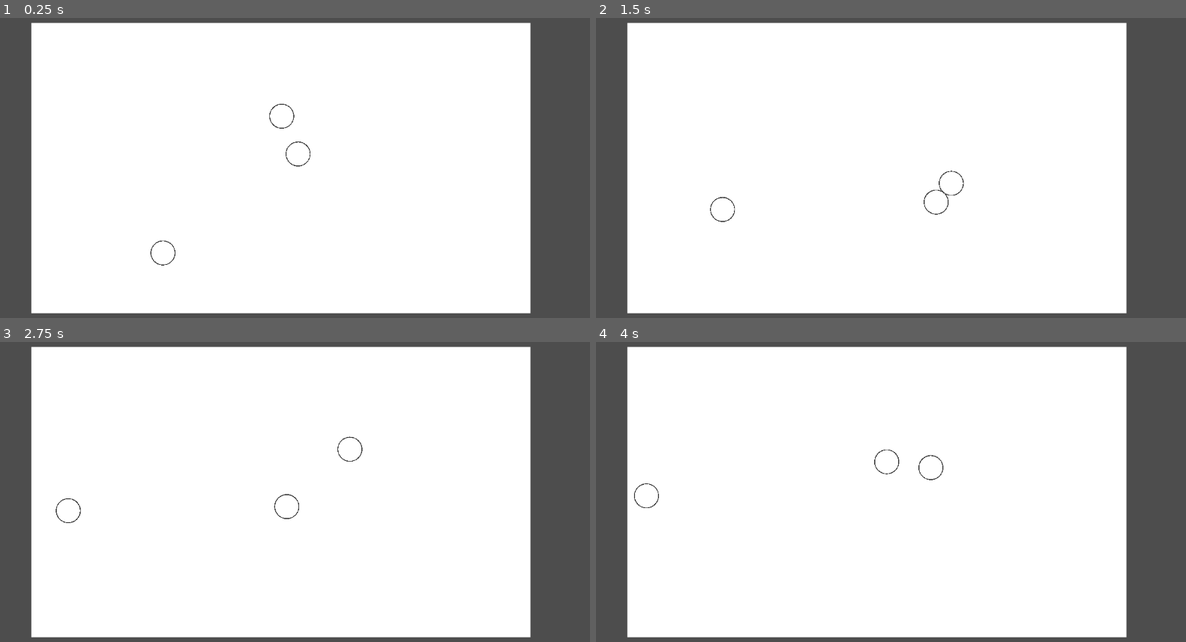
Above: before the commit, frames 1-4 (two rows, left to right).
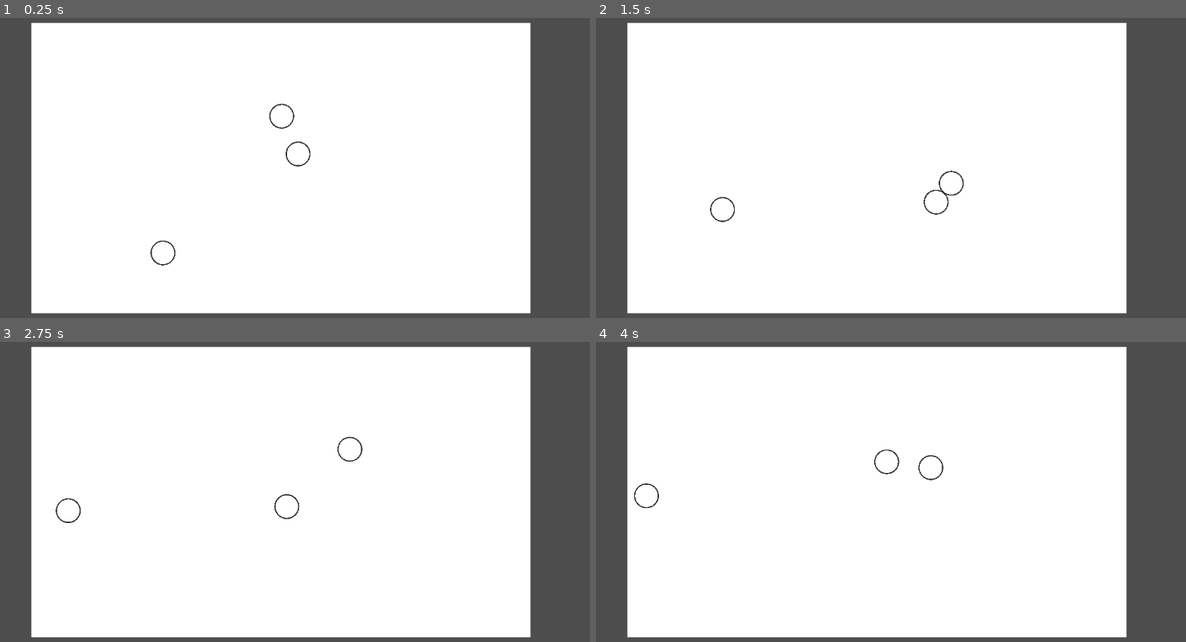
Above: after the commit, the same moments.

Repository: s7eamy/social-bubbles
Game: Godot game, scene res://scenes/levels/test_level/test_level.tscn
Same seed, same stepped clock (60 frames per second), same inputs: the game is played once before the commit and once after it. This scene is started directly instead of the project's main scene.
Inputs:
- Up to frame 1 (0.25 s): no input
- Up to frame 2 (1.5 s): no input
- Up to frame 3 (2.75 s): no input
- Up to frame 4 (4 s): no input

The runs differ from the first frame. In frame 1, 0.1% of the frame differs, in the area x 25-53%, y 28-83%; in frame 2, 0.1%; in frame 3, 0.1%, in the area x 9-62%, y 31-61%; in frame 4, 0.1%.

Commit message:
fix: make outline thicker

Diff:
--- a/scenes/unit/unit.tscn
+++ b/scenes/unit/unit.tscn
@@ -18,8 +18,8 @@
 fill = 1
 
 [sub_resource type="SphereMesh" id="SphereMesh_yp810"]
-radius = 28.0
-height = 56.0
+radius = 27.0
+height = 54.0
 
 [sub_resource type="Gradient" id="Gradient_ayvwm"]
 offsets = PackedFloat32Array(1)
